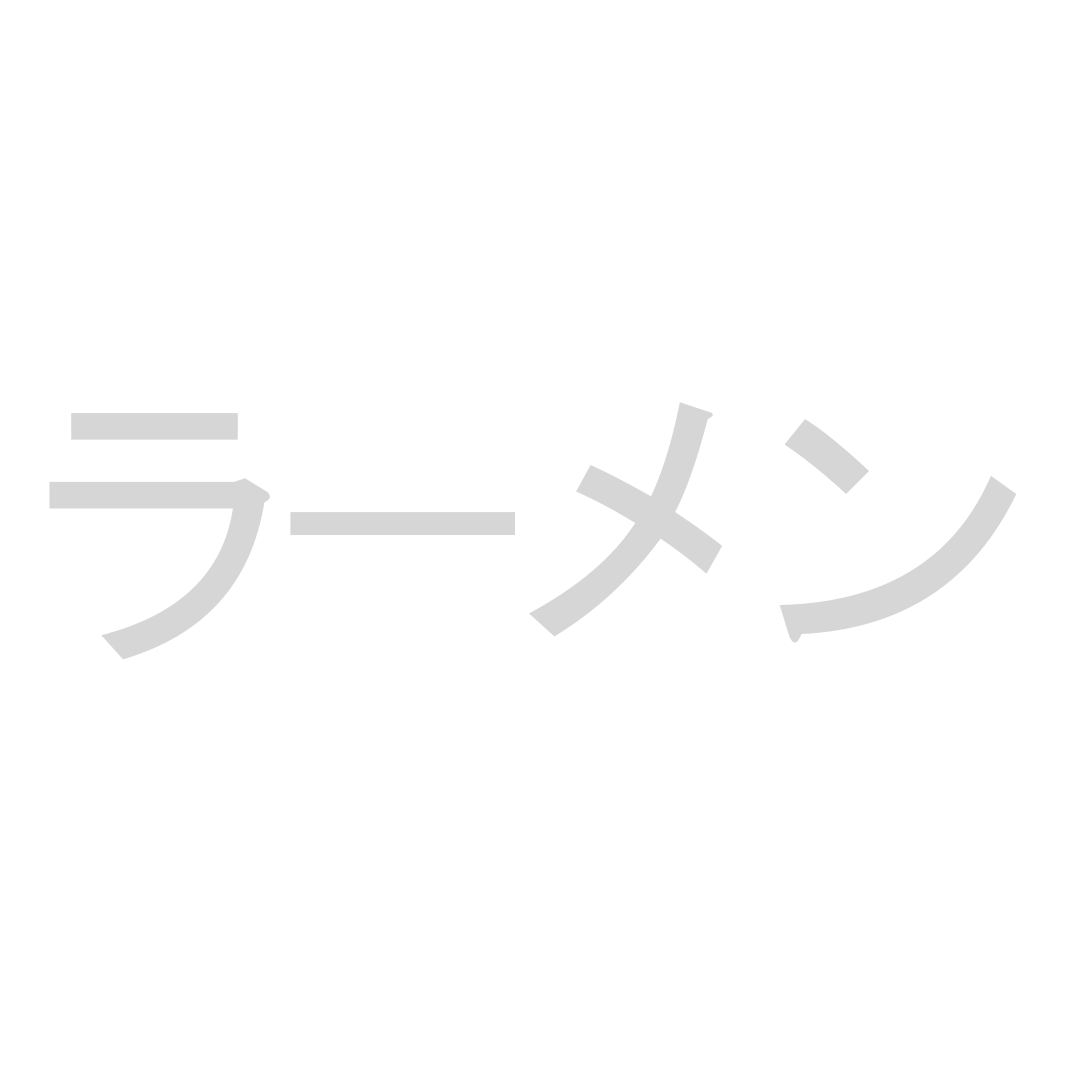
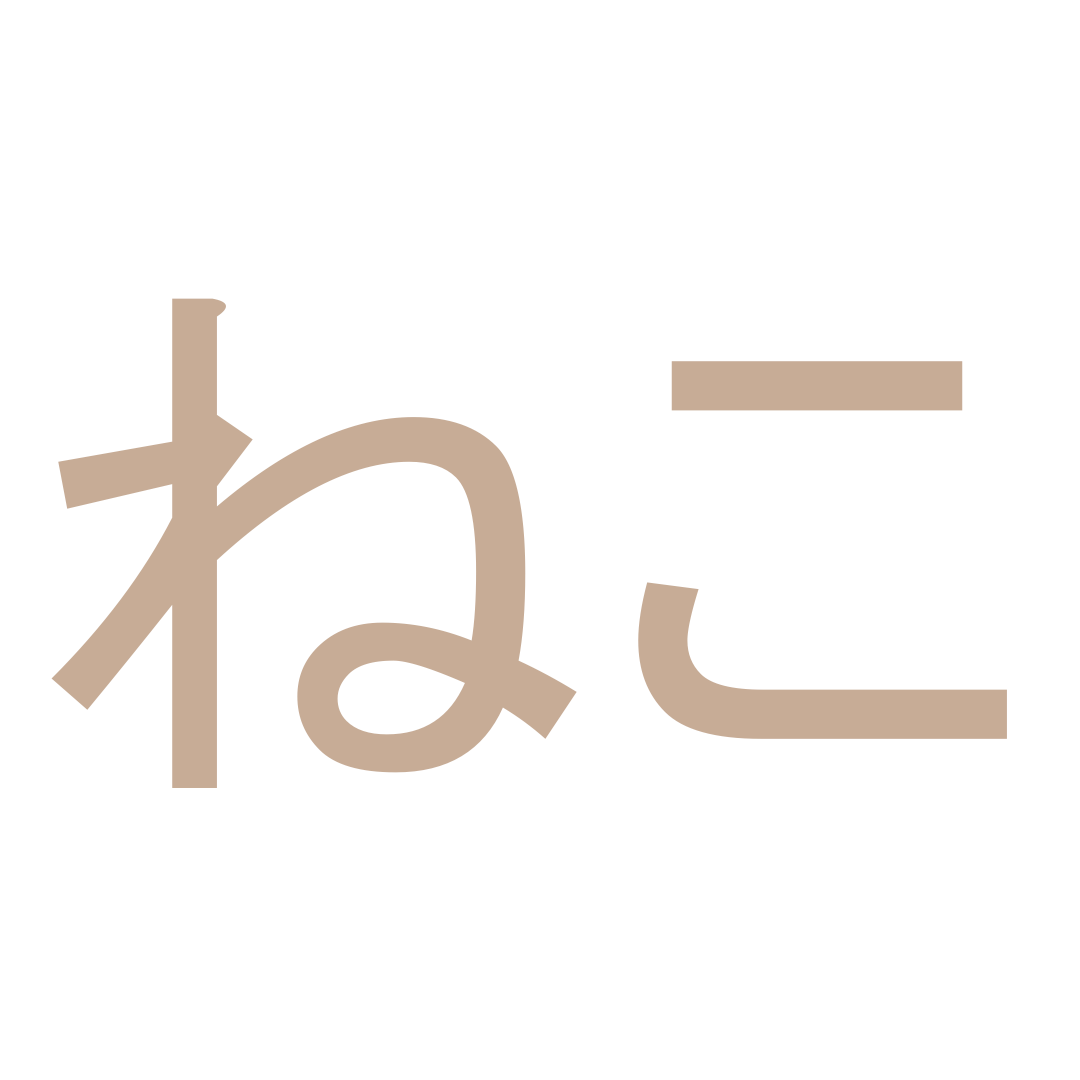
Before/after of a (1080, 1080) layered artwork. What changed in the layer stack:
showed "ねこ", painted on it over [51, 298, 1007, 788]
hid "ラ－メン", painted on it over [49, 402, 1017, 660]
